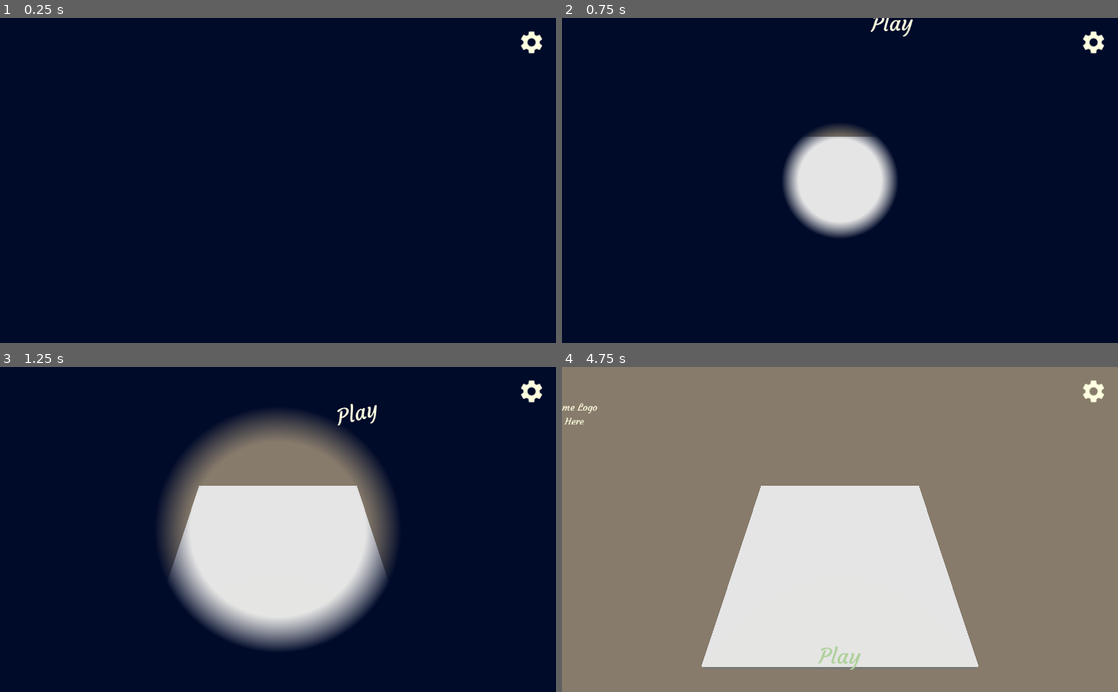
Above: before the commit, frames 1-4 (two rows, left to right).
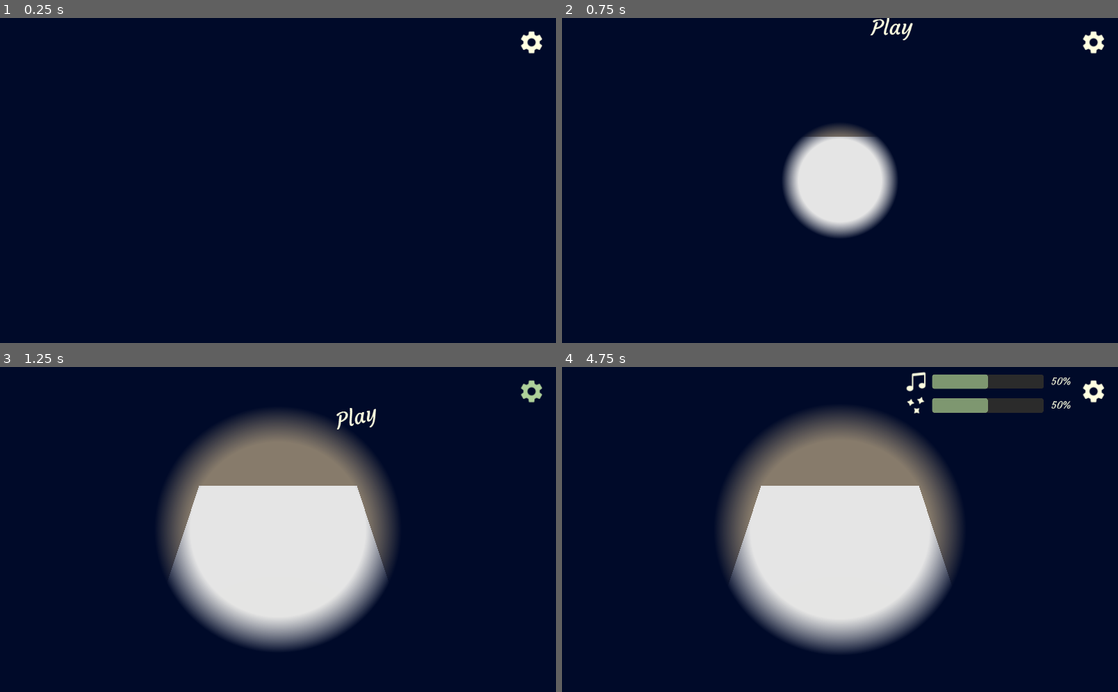
Above: after the commit, the same moments.

Repository: mathgeniuszach/cozy-autumn-jam
Game: Godot game, scene res://scenes/Main.tscn
Same seed, same stepped clock (60 frames per second), same inputs: the game is played once before the commit and once after it.
Inputs:
- Up to frame 1 (0.25 s): no input
- Up to frame 2 (0.75 s): tap Enter (ui_accept) at 0.5 s; hold Up (ui_up) from 0.53 s (still down); tap Space (action) at 0.6 s
- Up to frame 3 (1.25 s): keep holding Up (ui_up); tap Enter (ui_accept) at 0.77, 1.07 s; tap Tab (ui_focus_next) at 0.8 s
- Up to frame 4 (4.75 s): release Up (ui_up) at 1.28 s; hold Down (ui_down) 1.28-2.03 s; tap Tab (ui_focus_next) at 1.35, 3.05, 3.6 s; tap Enter (ui_accept) at 1.52, 1.55, 1.82, 2.1, 3.02, 3.32, 3.77, 3.8, 4.07 s; hold Up (ui_up) 2.03-3.53 s; tap Space (action) at 2.3, 2.85 s; hold Down (ui_down) 3.53-4.25 s; click "Play" at 4.25 s

Frame 1 is identical in both runs. In frame 2, 0.2% of the frame differs, in the area x 55-64%, y 0-7%; in frame 3, 0.4%; in frame 4, 84%, in the area x 0-100%, y 0-100%.

Commit message:
Dialogue fixup

Diff:
--- a/data/dialogue/opening.json
+++ b/data/dialogue/opening.json
@@ -0,0 +1,18 @@
+[
+    {
+        "Name": "...",
+		"Text": "Once Upon a Time, there was a young, Tired Witch. A very grouchy, seclusive, and very, [b]very[/b], Tired Witch."
+    },
+    {
+        "Name": "...",
+        "Text": "She was so tired and frumpish because, in her own words, she did not like people. Saying they always got in the way of her very [s]Un[/s]Important work."
+    },
+    {
+        "Name": "...",
+        "Text": "That is until one fateful day, when she received a letter saying that she had just inherited a shop close to a quiet little village in the words."
+    },
+    {
+        "Name": "...",
+        "Text": "With nothing better to do, the Tired Witch decided to move out towards her recent acquisition, and thus our story begins."
+    }
+]
--- /dev/null
+++ b/data/dialogue/text.json
@@ -0,0 +1,17 @@
+[
+	{
+		"Name": "Bob",
+		"Text": "Once Upon a Time, there was a young Witch. A very grouchy, seclusive, and very, [bold]very[/bold] tired witch.",
+		"Emotion": "Neutral"
+	},
+	{
+		"Name": "Fred",
+		"Text": "[shake rate=5 level=10]Interesting dialogue[/shake]",
+		"Emotion": "Neutral"
+	},
+	{
+		"Name": "Bob",
+		"Text": "[rainbow freq=0.2 sat=10 val=20]WOW[/rainbow]",
+		"Emotion": "Neutral"
+	}
+]
--- a/project.godot
+++ b/project.godot
@@ -21,6 +21,18 @@
 
 [input]
 
+ui_accept={
+"deadzone": 0.5,
+"events": [ Object(InputEventKey,"resource_local_to_scene":false,"resource_name":"","device":0,"alt":false,"shift":false,"control":false,"meta":false,"command":false,"pressed":false,"scancode":16777221,"physical_scancode":0,"unicode":0,"echo":false,"script":null)
+, Object(InputEventKey,"resource_local_to_scene":false,"resource_name":"","device":0,"alt":false,"shift":false,"control":false,"meta":false,"command":false,"pressed":false,"scancode":16777222,"physical_scancode":0,"unicode":0,"echo":false,"script":null)
+, Object(InputEventJoypadButton,"resource_local_to_scene":false,"resource_name":"","device":0,"button_index":0,"pressure":0.0,"pressed":false,"script":null)
+ ]
+}
+ui_select={
+"deadzone": 0.5,
+"events": [ Object(InputEventJoypadButton,"resource_local_to_scene":false,"resource_name":"","device":0,"button_index":3,"pressure":0.0,"pressed":false,"script":null)
+ ]
+}
 ui_left={
 "deadzone": 0.5,
 "events": [ Object(InputEventKey,"resource_local_to_scene":false,"resource_name":"","device":0,"alt":false,"shift":false,"control":false,"meta":false,"command":false,"pressed":false,"scancode":16777231,"physical_scancode":0,"unicode":0,"echo":false,"script":null)
@@ -48,7 +60,6 @@
 action={
 "deadzone": 0.5,
 "events": [ Object(InputEventKey,"resource_local_to_scene":false,"resource_name":"","device":0,"alt":false,"shift":false,"control":false,"meta":false,"command":false,"pressed":false,"scancode":32,"physical_scancode":0,"unicode":0,"echo":false,"script":null)
-, Object(InputEventKey,"resource_local_to_scene":false,"resource_name":"","device":0,"alt":false,"shift":false,"control":false,"meta":false,"command":false,"pressed":false,"scancode":16777221,"physical_scancode":0,"unicode":0,"echo":false,"script":null)
  ]
 }
 left={
--- a/scenes/Main.tscn
+++ b/scenes/Main.tscn
@@ -22,3 +22,5 @@
 [node name="Dialogue" parent="UI" instance=ExtResource( 6 )]
 
 [node name="World" parent="." instance=ExtResource( 3 )]
+
+[connection signal="anim_done" from="UI/Title" to="." method="_anim_done"]
--- a/scenes/Title.tscn
+++ b/scenes/Title.tscn
@@ -33,10 +33,11 @@
 shader_param/radius_squared = null
 shader_param/center = Vector2( 512, 300 )
 
-[sub_resource type="Animation" id=3]
+[sub_resource type="Animation" id=7]
+resource_name = "RESET"
 length = 0.001
 tracks/0/type = "value"
-tracks/0/path = NodePath("Play:anchor_left")
+tracks/0/path = NodePath("Fader:fade")
 tracks/0/interp = 1
 tracks/0/loop_wrap = true
 tracks/0/imported = false
@@ -45,10 +46,10 @@
 "times": PoolRealArray( 0 ),
 "transitions": PoolRealArray( 1 ),
 "update": 0,
-"values": [ 0.5 ]
+"values": [ 0.0 ]
 }
 tracks/1/type = "value"
-tracks/1/path = NodePath("Play:anchor_top")
+tracks/1/path = NodePath("EndScreen:visible")
 tracks/1/interp = 1
 tracks/1/loop_wrap = true
 tracks/1/imported = false
@@ -56,11 +57,11 @@
 tracks/1/keys = {
 "times": PoolRealArray( 0 ),
 "transitions": PoolRealArray( 1 ),
-"update": 0,
-"values": [ 0.0 ]
+"update": 1,
+"values": [ false ]
 }
 tracks/2/type = "value"
-tracks/2/path = NodePath("Play:anchor_right")
+tracks/2/path = NodePath("Play:rect_rotation")
 tracks/2/interp = 1
 tracks/2/loop_wrap = true
 tracks/2/imported = false
@@ -69,10 +70,10 @@
 "times": PoolRealArray( 0 ),
 "transitions": PoolRealArray( 1 ),
 "update": 0,
-"values": [ 0.5 ]
+"values": [ 0.0 ]
 }
 tracks/3/type = "value"
-tracks/3/path = NodePath("Play:anchor_bottom")
+tracks/3/path = NodePath("Logo:rect_position")
 tracks/3/interp = 1
 tracks/3/loop_wrap = true
 tracks/3/imported = false
@@ -81,10 +82,10 @@
 "times": PoolRealArray( 0 ),
 "transitions": PoolRealArray( 1 ),
 "update": 0,
-"values": [ 0.0 ]
+"values": [ Vector2( 25, 25 ) ]
 }
 tracks/4/type = "value"
-tracks/4/path = NodePath("Fader:mouse_filter")
+tracks/4/path = NodePath("Play:anchor_left")
 tracks/4/interp = 1
 tracks/4/loop_wrap = true
 tracks/4/imported = false
@@ -93,10 +94,10 @@
 "times": PoolRealArray( 0 ),
 "transitions": PoolRealArray( 1 ),
 "update": 0,
-"values": [ 2 ]
+"values": [ 0.5 ]
 }
 tracks/5/type = "value"
-tracks/5/path = NodePath("Play:disabled")
+tracks/5/path = NodePath("Play:anchor_top")
 tracks/5/interp = 1
 tracks/5/loop_wrap = true
 tracks/5/imported = false
@@ -105,10 +106,10 @@
 "times": PoolRealArray( 0 ),
 "transitions": PoolRealArray( 1 ),
 "update": 0,
-"values": [ true ]
+"values": [ -0.1 ]
 }
 tracks/6/type = "value"
-tracks/6/path = NodePath("Play:rect_rotation")
+tracks/6/path = NodePath("Play:anchor_right")
 tracks/6/interp = 1
 tracks/6/loop_wrap = true
 tracks/6/imported = false
@@ -117,10 +118,10 @@
 "times": PoolRealArray( 0 ),
 "transitions": PoolRealArray( 1 ),
 "update": 0,
-"values": [ 15.0 ]
+"values": [ 0.5 ]
 }
 tracks/7/type = "value"
-tracks/7/path = NodePath("Logo:rect_position")
+tracks/7/path = NodePath("Play:anchor_bottom")
 tracks/7/interp = 1
 tracks/7/loop_wrap = true
 tracks/7/imported = false
@@ -129,10 +130,10 @@
 "times": PoolRealArray( 0 ),
 "transitions": PoolRealArray( 1 ),
 "update": 0,
-"values": [ Vector2( 25, 25 ) ]
+"values": [ 0.0 ]
 }
 tracks/8/type = "value"
-tracks/8/path = NodePath("Fader:fade")
+tracks/8/path = NodePath("Play:disabled")
 tracks/8/interp = 1
 tracks/8/loop_wrap = true
 tracks/8/imported = false
@@ -140,8 +141,8 @@
 tracks/8/keys = {
 "times": PoolRealArray( 0 ),
 "transitions": PoolRealArray( 1 ),
-"update": 0,
-"values": [ 0.0 ]
+"update": 1,
+"values": [ true ]
 }
 
 [sub_resource type="Animation" id=4]
@@ -171,45 +172,6 @@
 "values": [ true ]
 }
 
-[sub_resource type="Animation" id=5]
-resource_name = "enter"
-tracks/0/type = "value"
-tracks/0/path = NodePath("Logo:rect_position")
-tracks/0/interp = 2
-tracks/0/loop_wrap = true
-tracks/0/imported = false
-tracks/0/enabled = true
-tracks/0/keys = {
-"times": PoolRealArray( 0, 1 ),
-"transitions": PoolRealArray( 1, 1 ),
-"update": 0,
-"values": [ Vector2( 25, 25 ), Vector2( -250, 25 ) ]
-}
-tracks/1/type = "value"
-tracks/1/path = NodePath("Play:anchor_top")
-tracks/1/interp = 2
-tracks/1/loop_wrap = true
-tracks/1/imported = false
-tracks/1/enabled = true
-tracks/1/keys = {
-"times": PoolRealArray( 0, 1 ),
-"transitions": PoolRealArray( 1, 1 ),
-"update": 0,
-"values": [ 0.9, 1.2 ]
-}
-tracks/2/type = "value"
-tracks/2/path = NodePath("Play:anchor_bottom")
-tracks/2/interp = 2
-tracks/2/loop_wrap = true
-tracks/2/imported = false
-tracks/2/enabled = true
-tracks/2/keys = {
-"times": PoolRealArray( 0, 1 ),
-"transitions": PoolRealArray( 1, 1 ),
-"update": 0,
-"values": [ 0.9, 1.2 ]
-}
-
 [sub_resource type="Animation" id=6]
 resource_name = "open"
 step = 0.05
@@ -310,6 +272,69 @@
 "values": [ true, false ]
 }
 
+[sub_resource type="Animation" id=5]
+resource_name = "play"
+tracks/0/type = "value"
+tracks/0/path = NodePath("Logo:rect_position")
+tracks/0/interp = 2
+tracks/0/loop_wrap = true
+tracks/0/imported = false
+tracks/0/enabled = true
+tracks/0/keys = {
+"times": PoolRealArray( 0, 1 ),
+"transitions": PoolRealArray( 1, 1 ),
+"update": 0,
+"values": [ Vector2( 25, 25 ), Vector2( -250, 25 ) ]
+}
+tracks/1/type = "value"
+tracks/1/path = NodePath("Play:anchor_top")
+tracks/1/interp = 2
+tracks/1/loop_wrap = true
+tracks/1/imported = false
+tracks/1/enabled = true
+tracks/1/keys = {
+"times": PoolRealArray( 0, 1 ),
+"transitions": PoolRealArray( 1, 1 ),
+"update": 0,
+"values": [ 0.9, 1.2 ]
+}
+tracks/2/type = "value"
+tracks/2/path = NodePath("Play:anchor_bottom")
+tracks/2/interp = 2
+tracks/2/loop_wrap = true
+tracks/2/imported = false
+tracks/2/enabled = true
+tracks/2/keys = {
+"times": PoolRealArray( 0, 1 ),
+"transitions": PoolRealArray( 1, 1 ),
+"update": 0,
+"values": [ 0.9, 1.2 ]
+}
+tracks/3/type = "value"
+tracks/3/path = NodePath("Fader:fade")
+tracks/3/interp = 1
+tracks/3/loop_wrap = true
+tracks/3/imported = false
+tracks/3/enabled = true
+tracks/3/keys = {
+"times": PoolRealArray( 0, 1 ),
+"transitions": PoolRealArray( 1, 1 ),
+"update": 0,
+"values": [ 1.0, 0.0 ]
+}
+tracks/4/type = "value"
+tracks/4/path = NodePath("Play:disabled")
+tracks/4/interp = 1
+tracks/4/loop_wrap = true
+tracks/4/imported = false
+tracks/4/enabled = true
+tracks/4/keys = {
+"times": PoolRealArray( 0 ),
+"transitions": PoolRealArray( 1 ),
+"update": 1,
+"values": [ true ]
+}
+
 [node name="Title" type="Control"]
 anchor_right = 1.0
 anchor_bottom = 1.0
@@ -341,28 +366,26 @@
 material = SubResource( 2 )
 anchor_right = 1.0
 anchor_bottom = 1.0
-mouse_filter = 2
 color = Color( 0, 0.0392157, 0.160784, 1 )
 script = ExtResource( 3 )
 
 [node name="Play" type="Button" parent="."]
 anchor_left = 0.5
+anchor_top = -0.1
 anchor_right = 0.5
 margin_left = -50.0
-margin_top = -65.0
+margin_top = -60.0
 margin_right = 50.0
-margin_bottom = -10.0
-rect_rotation = 15.0
-rect_pivot_offset = Vector2( 50, 22 )
+rect_pivot_offset = Vector2( 50, 30 )
 disabled = true
 text = "Play"
 script = ExtResource( 4 )
 
 [node name="Animator" type="AnimationPlayer" parent="."]
-anims/RESET = SubResource( 3 )
+anims/RESET = SubResource( 7 )
 anims/end = SubResource( 4 )
-anims/enter = SubResource( 5 )
 anims/open = SubResource( 6 )
+anims/play = SubResource( 5 )
 
 [connection signal="pressed" from="Play" to="." method="_on_play_press"]
 [connection signal="animation_finished" from="Animator" to="." method="_anim_done"]
--- a/scripts/Main.gd
+++ b/scripts/Main.gd
@@ -5,7 +5,7 @@
 	Opening,
 	Menu,
 	Moving,
-	Dialog,
+	Dialogue,
 	Minigame,
 	End
 }
@@ -17,12 +17,27 @@
 var time = 0
 
 onready var Title = $UI/Title
+onready var OptionsButton = $UI/Options/Button
 onready var Dialogue = $UI/Dialogue
 
 func _process(delta):
+	# If nothing else is focused and the user focuses, select the options button
+	if Input.is_action_just_pressed("ui_focus_next") or Input.is_action_just_pressed("ui_focus_prev"):
+		if not $UI.get_focus_owner():
+			OptionsButton.grab_focus()
+
 	time += delta
 	match state:
 		GameState.Wait:
 			if time >= 0.3:
 				self.state = GameState.Opening
 				Title.animate("open", 3.5)
+		GameState.Dialogue:
+			if Input.is_action_just_pressed("action"):
+				Dialogue.next()
+
+func _anim_done(anim: String):
+	match anim:
+		"play":
+			self.state = GameState.Dialogue
+			Dialogue.start("opening")
--- a/scripts/Options.gd
+++ b/scripts/Options.gd
@@ -1,4 +1,7 @@
 extends Control
+
+signal music_vol_change(new_vol)
+signal fx_vol_change(new_vol)
 
 export var BASE_COLOR = Color("#ffffe1")
 export var LIGHT_COLOR = Color("#aed19a")
@@ -67,10 +70,12 @@
 func _on_music_volume_change(value):
 	music_volume = value
 	MusicPercent.text = str(music_volume)+"%"
+	emit_signal("music_vol_change", music_volume, fx_volume)
 
 func _on_fx_volume_change(value):
 	fx_volume = value
 	FXPercent.text = str(fx_volume)+"%"
+	emit_signal("fx_vol_change", music_volume, fx_volume)
 
 func _on_drag_end(_v):
 	save_opts()
--- a/scripts/Title.gd
+++ b/scripts/Title.gd
@@ -1,8 +1,6 @@
 extends Control
 
-signal anim_done
-
-onready var Dialoger = $"../../"
+signal anim_done(anim)
 
 func _anim_done(anim: String):
 	emit_signal("anim_done", anim)
@@ -11,4 +9,6 @@
 	$Animator.play(anim, 1, 1/time)
 
 func _on_play_press():
-	animate("enter", 1)
+	animate("play", 1.1)
+	$Play.disabled = true
+	$Play.focus_mode = Control.FOCUS_NONE
--- a/systems/DialogueSystem/Dialogue.gd
+++ b/systems/DialogueSystem/Dialogue.gd
@@ -3,7 +3,9 @@
 const DATA_LOC = "res://data/dialogue/"
 
 var conversation = ""
-export var text_speed = 0.05
+export var text_speed = 0.04
+export var text_full_stop = 0.4
+export var text_half_stop = 0.2
 
 var dialogue
 var phrase_num = 0
@@ -26,7 +28,6 @@
 func start(_conversation : String):
 	end()
 	conversation = _conversation
-	timer.wait_time = text_speed
 
 	phrase_num = 0
 	phrase_finished = false
@@ -91,12 +92,23 @@
 	else:
 		portrait.texture = null
 
+	timer.wait_time = text_speed
 	while textUI.visible_characters < len(textUI.text):
+		timer.start()
+		yield(timer, "timeout")
+
+		#add dialogue sfx here
+
+		match textUI.text[textUI.visible_characters]:
+			'.':
+				timer.wait_time = text_speed + text_full_stop
+			',':
+				timer.wait_time = text_speed + text_half_stop
+			_:
+				timer.wait_time = text_speed
+
 		if playing:
 			textUI.visible_characters += 1
-		#add dialogue sfx here
-		timer.start()
-		yield(timer, "timeout")
 
 	phrase_finished = true
 	phrase_num += 1
--- a/systems/DialogueSystem/Dialogue.tscn
+++ b/systems/DialogueSystem/Dialogue.tscn
@@ -1,6 +1,5 @@
 [gd_scene load_steps=9 format=2]
 
-[ext_resource path="res://systems/DialogueSystem/Indicator_idle.tres" type="Animation" id=1]
 [ext_resource path="res://assets/vectors/triangle_up.svg" type="Texture" id=2]
 [ext_resource path="res://assets/fonts/IndieFlower-Regular.ttf" type="DynamicFontData" id=3]
 [ext_resource path="res://assets/fonts/Courgette-Regular.ttf" type="DynamicFontData" id=4]
@@ -25,6 +24,24 @@
 [sub_resource type="DynamicFont" id=2]
 size = 24
 font_data = ExtResource( 3 )
+
+[sub_resource type="Animation" id=4]
+resource_name = "Indicator_idle"
+length = 1.5
+loop = true
+step = 0.05
+tracks/0/type = "value"
+tracks/0/path = NodePath(".:rect_scale")
+tracks/0/interp = 1
+tracks/0/loop_wrap = true
+tracks/0/imported = false
+tracks/0/enabled = true
+tracks/0/keys = {
+"times": PoolRealArray( 0, 0.25, 0.5, 1.5 ),
+"transitions": PoolRealArray( 1, 1, 1, 1 ),
+"update": 0,
+"values": [ Vector2( 1, 1 ), Vector2( 0, 1 ), Vector2( -1, 1 ), Vector2( -1, 1 ) ]
+}
 
 [node name="Dialogue" type="Control"]
 anchor_top = 1.0
@@ -87,7 +104,6 @@
 margin_right = -19.0
 margin_bottom = -16.9997
 rect_rotation = 180.0
-rect_scale = Vector2( -1, 1 )
 rect_pivot_offset = Vector2( 20, 20 )
 texture = ExtResource( 2 )
 expand = true
@@ -95,7 +111,7 @@
 
 [node name="AnimationPlayer" type="AnimationPlayer" parent="DialogueBox/Indicator"]
 autoplay = "Indicator_idle"
-anims/Indicator_idle = ExtResource( 1 )
+anims/Indicator_idle = SubResource( 4 )
 
 [node name="Timer" type="Timer" parent="DialogueBox"]
 one_shot = true
--- a/systems/DialogueSystem/Example.gd
+++ /dev/null
@@ -1,16 +0,0 @@
-extends Node2D
-
-onready var dialogue = $Dialogue
-
-func _ready():
-	dialogue.start("text")
-
-func _process(delta):
-	if Input.is_action_just_pressed("ui_accept"):
-		dialogue.next()
-
-	if Input.is_action_just_pressed("ui_up"):
-		dialogue.pause(false)
-
-	if Input.is_action_just_pressed("ui_down"):
-		dialogue.pause(true)
--- a/systems/DialogueSystem/Example.tscn
+++ /dev/null
@@ -1,10 +0,0 @@
-[gd_scene load_steps=3 format=2]
-
-[ext_resource path="res://systems/DialogueSystem/Example.gd" type="Script" id=1]
-[ext_resource path="res://systems/DialogueSystem/Dialogue.tscn" type="PackedScene" id=2]
-
-[node name="ExampleScene" type="Node2D"]
-position = Vector2( 507.804, 283.162 )
-script = ExtResource( 1 )
-
-[node name="Dialogue" parent="." instance=ExtResource( 2 )]
--- a/systems/DialogueSystem/Indicator_idle.tres
+++ /dev/null
@@ -1,19 +0,0 @@
-[gd_resource type="Animation" format=2]
-
-[resource]
-resource_name = "Indicator_idle"
-length = 1.5
-loop = true
-step = 0.05
-tracks/0/type = "value"
-tracks/0/path = NodePath(".:rect_scale")
-tracks/0/interp = 1
-tracks/0/loop_wrap = true
-tracks/0/imported = false
-tracks/0/enabled = true
-tracks/0/keys = {
-"times": PoolRealArray( 0, 0.25, 0.5, 1.5 ),
-"transitions": PoolRealArray( 1, 1, 1, 1 ),
-"update": 0,
-"values": [ Vector2( 1, 1 ), Vector2( 0, 1 ), Vector2( -1, 1 ), Vector2( -1, 1 ) ]
-}
Binary file removed: systems/DialogueSystem/Font/kenvector_future.ttf
Binary file removed: systems/DialogueSystem/Font/kenvector_future_thin.ttf
Binary file removed: systems/DialogueSystem/grey_arrowUpGrey.png
Not shown, removed: systems/DialogueSystem/grey_arrowUpGrey.png.import
